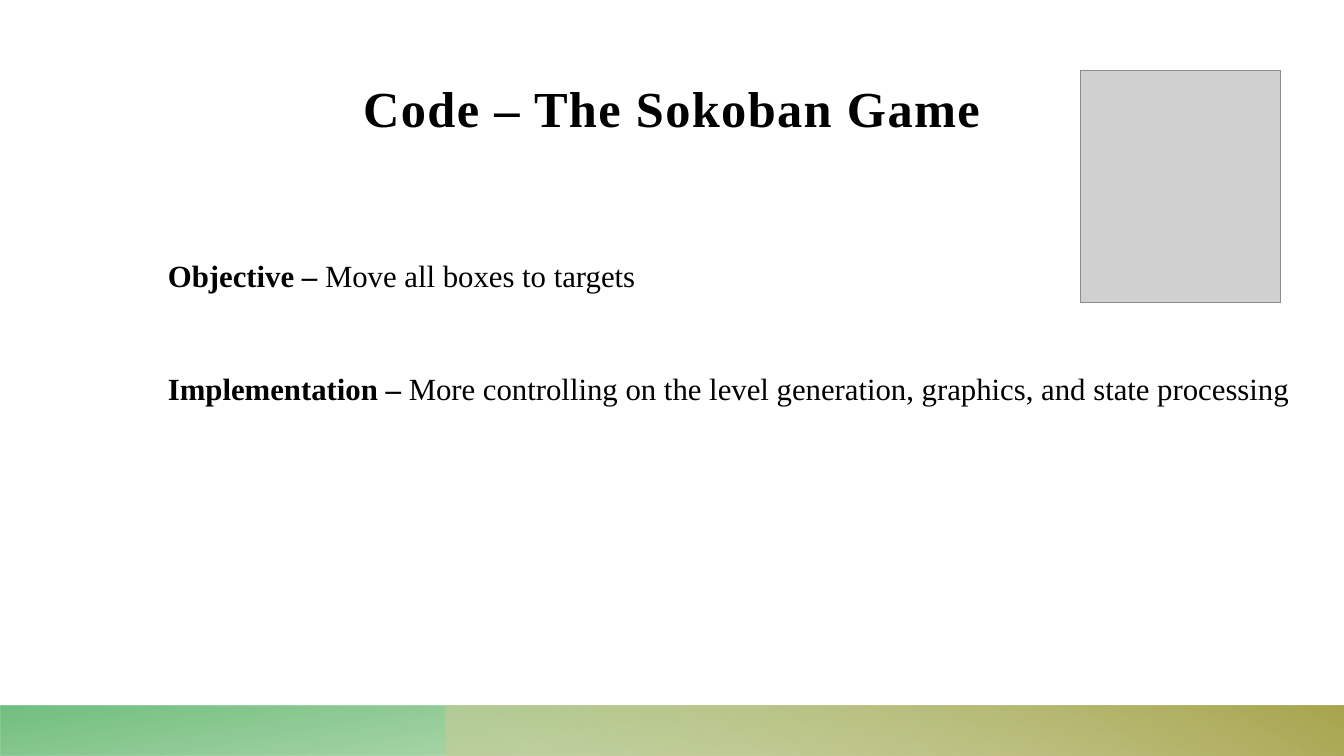
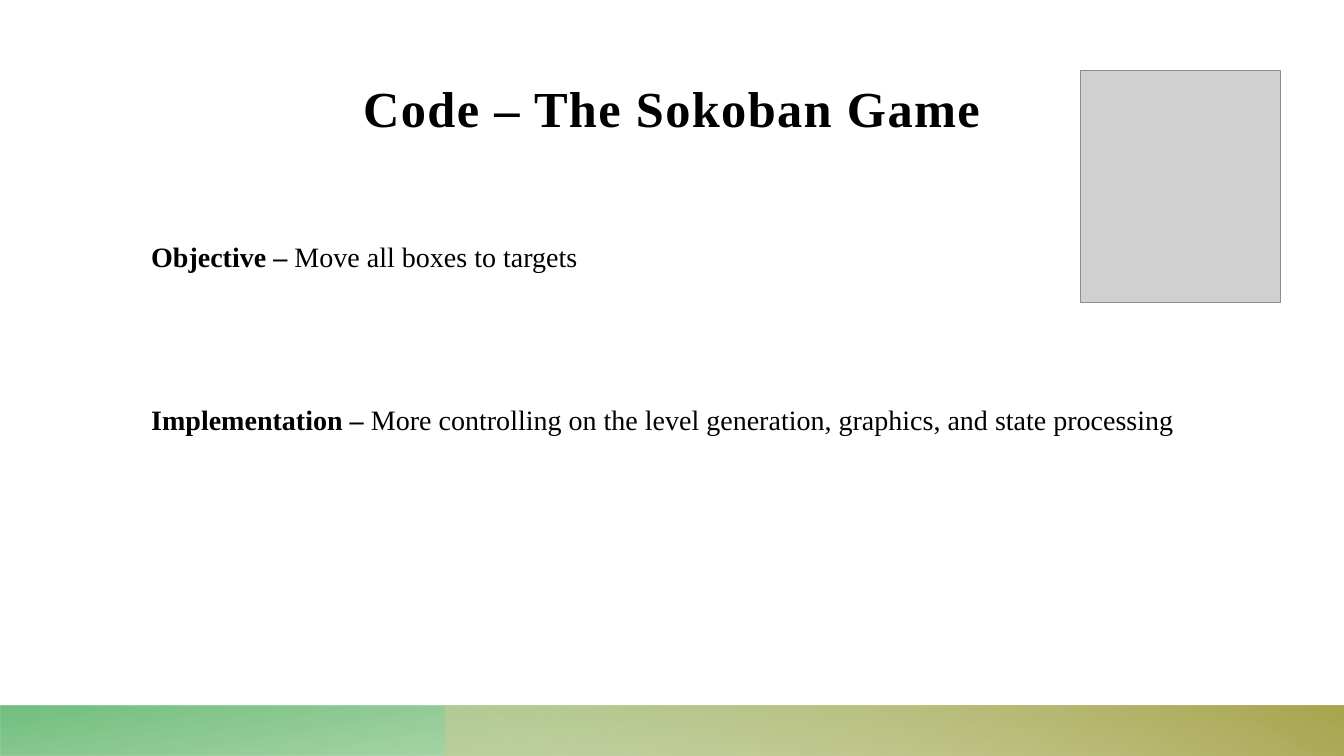
Before and after one commit to Dekel23/Sokoban-DRL, a slide deck: slide 9 of presentation.pptx. Drawn at 1344x756 pixels with LibreOffice and Linux fonts; fonts in the diff are those of the drawing; grey boxes stand for pictures. Boxes give left, top, right and bottom in pixels: in the first picture for what was removed or moved away, otherwise in the second. Text is boxed around its words. In the diff, an @@ line names an element or a change of style, - is before the commit and + after.

```diff
--- a/presentation.pptx
+++ b/presentation.pptx
@@ text "Objective – Move all boxes ...": place and size @@
-text "Objective – Move all boxes ..." at <box>168,265,1288,406</box>
+text "Objective – Move all boxes ..." at <box>151,247,1173,436</box>
@@ text "Objective – Move all boxes ..." at <box>151,247,1173,436</box>: size 22 to 20 pt @@
```
Also in this commit, not shown: 4 other slides changed, 4 other files.
